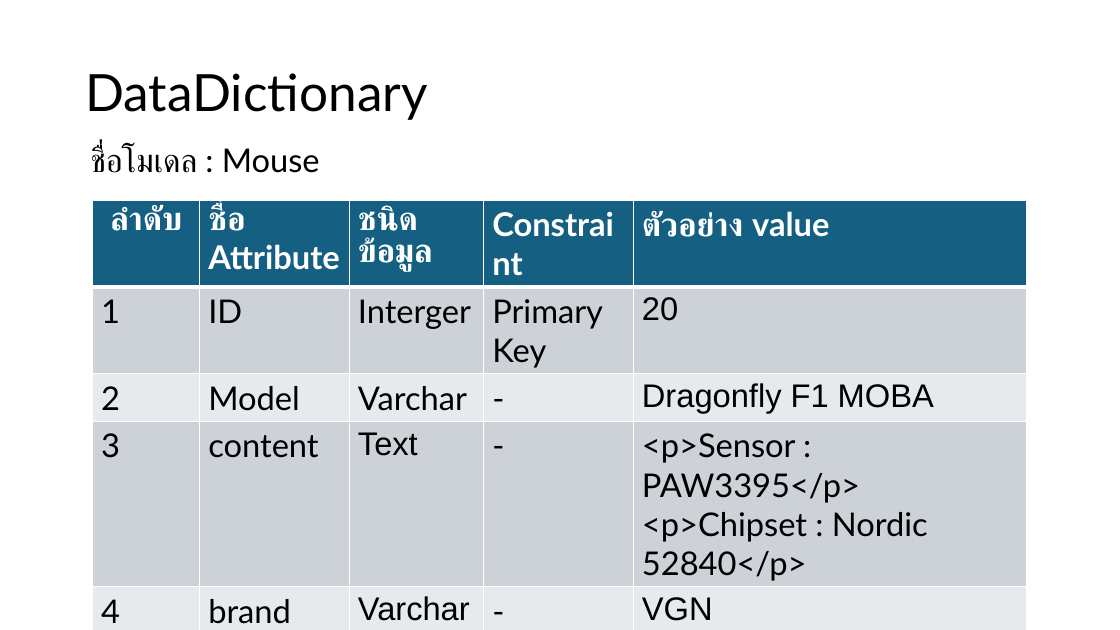
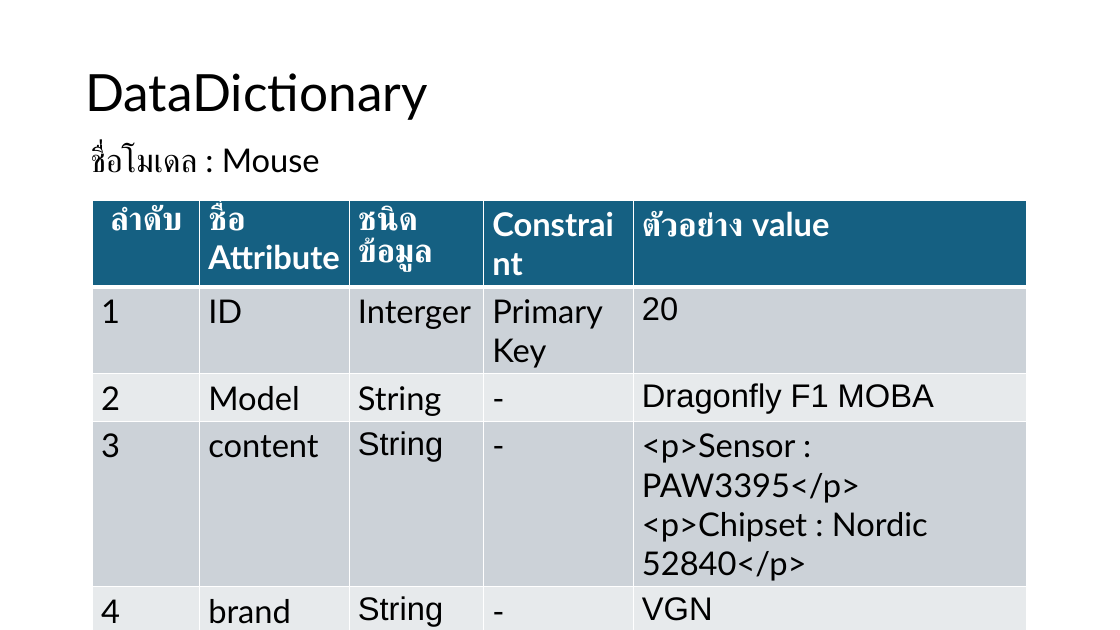
Before and after one commit to FoxGy2547/ServSide-MouseShop, a slide deck: slide 2 of present/ไฟล์นำเสนอ.pptx. Drawn at 1120x630 pixels with LibreOffice and Linux fonts; fonts in the diff are those of the drawing. Boxes give left, top, right and bottom in pixels: in the first picture for what was removed or moved away, otherwise in the second. Text is boxed around its words. In the diff, an @@ line names an element or a change of style, - is before the commit and + after.

Commit message:
Update

```diff
--- a/present/ไฟล์นำเสนอ.pptx
+++ b/present/ไฟล์นำเสนอ.pptx
@@ table at <box>92,200,1027,630</box> @@
-row 3, column 3: Varchar
+row 3, column 3: String
-row 4, column 3: Text
+row 4, column 3: String
-row 5, column 3: Varchar
+row 5, column 3: String
-row 6, column 3: Varchar
+row 6, column 3: String
-row 7, column 3: Varchar
+row 7, column 3: String
```
